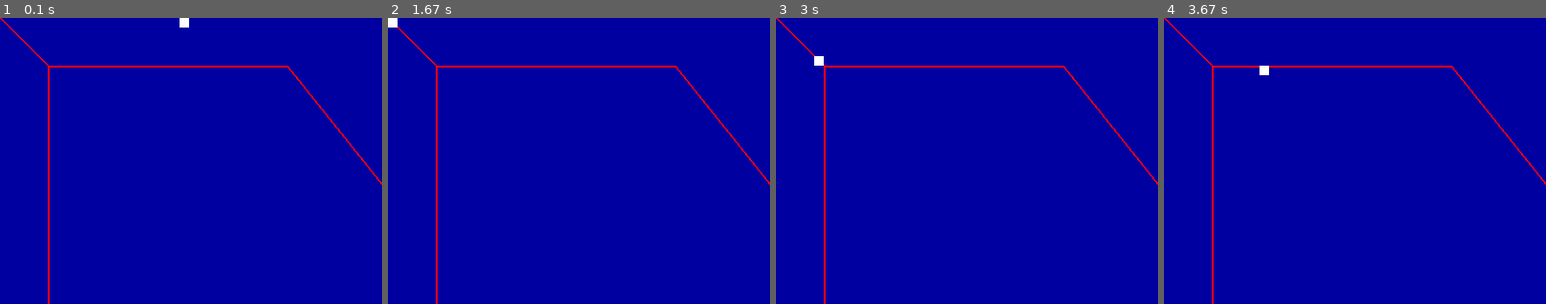
Above: before the commit, frames 1-4 (left to right).
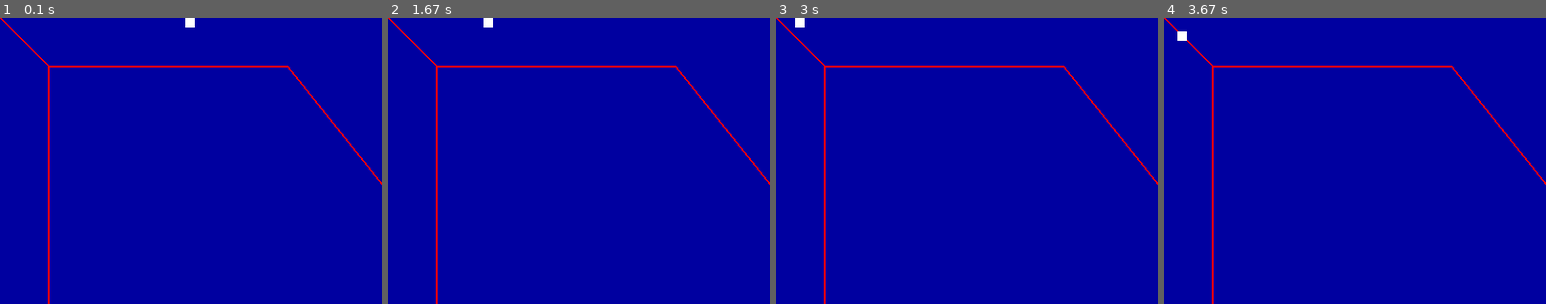
Above: after the commit, the same moments.

Repository: connorsadler/pygamehelperpublic
Game: pygame game, started from samplegame10_pathFollowing.py
Two runs of this game, one before a commit and one after it. Both use one fixed random seed, a clock stepped at 60 frames per second and the inputs below.
Inputs:
- Up to frame 1 (0.1 s): no input
- Up to frame 2 (1.67 s): no input
- Up to frame 3 (3 s): no input
- Up to frame 4 (3.67 s): no input
The pictures show only the part of the screen within x 0-50%, y 0-50%; the shares and areas given below are measured in that part.

The runs differ from the first frame. In frame 1, 0.1% of the frame differs, in the area x 47-51%, y 0-4%; in frame 2, 0.2%, in the area x 0-28%, y 0-4%; in frame 3, 0.2%; in frame 4, 0.2%.

Commit message:
made advanced mode work i.e. calc number of steps

Diff:
--- a/samplegame10_pathFollowing.py
+++ b/samplegame10_pathFollowing.py
@@ -57,11 +57,16 @@
 # PathFollowSprite
 #
 class PathFollowSprite(Sprite):
-    def __init__(self, path):
+    def __init__(self, path, pathFollowModeAlternate = False):
         super().__init__(200, 0, 10, 10)
         self.path = path
-        # advanced mode?
-        self.pathFollowModeAlternate = False
+        # pathFollowModeAlternate
+        # True - "advanced" mode which means we calc the number of steps to get from the current point to the destination point
+        # False - "simple" mode which means we always take 100 steps between points, no matter how far it is
+        self.pathFollowModeAlternate = pathFollowModeAlternate
+
+        # TODO: Add 'speed' variable
+
         # Which point we're heading towards
         self.headingTowardsPointIdx = 0
         self.calcDestinationAndVelocity()
@@ -88,7 +93,11 @@
             print("simple mode - fixed 100 steps")
             numSteps = 100
         print("numSteps: " + str(numSteps))
-        self.velocityVector = scaleVector(self.velocityVector, 1 / numSteps)
+        if numSteps > 0:
+            self.velocityVector = scaleVector(self.velocityVector, 1 / numSteps)
+        else:
+            self.velocityVector = (0, 0)
+        print("velocityVector: " + str(self.velocityVector))
 
     def move(self):
         if self.lastLocation != self.getLocation() or self.velocityVector == None:
@@ -103,9 +112,14 @@
         # Check if we're reached the point
         # TODO: This is slightly confusing, to subtract the points as vectors - we should have an 'isVectorEquals' routine, with a tolerance allowed
         check = subtractVectors(self.destinationPoint, self.getLocation())
+        print("check: " + str(check))
         if isVectorZero(check, 0.01):
-            # We reached a point - now head to the next one
+            # We reached a point -
             print("We reached point: " + str(self.headingTowardsPointIdx))
+            # Ensure we're directly on the point now
+            self.setLocation(self.destinationPoint)
+
+            # Now head to the next path point
             self.headingTowardsPointIdx += 1
             if self.headingTowardsPointIdx >= self.path.getWaypointCount():
                 self.headingTowardsPointIdx = 0
@@ -113,6 +127,16 @@
             # Calc velocity to the new destination
             self.calcDestinationAndVelocity()
             print("-> Now heading to point: " + str(self.headingTowardsPointIdx) + " at " + str(self.destinationPoint))
+        elif self.isNextToDestination(check):
+            # We are right next to destination
+            # On the next move we should hit the destination
+            print("Next to destination - we should reach it on next move - assuring this")
+            self.velocityVector = check
+
+    # If we're less than our velocity away
+    # TODO: Check this with negative numbers
+    def isNextToDestination(self, check):
+        return abs(check[0]) < abs(self.velocityVector[0]) and abs(check[1]) < abs(self.velocityVector[1])
 
     def draw(self):
         super().draw()
@@ -140,7 +164,7 @@
         # PathDrawer will draw the path as lines
         pygamehelper.addSprite(PathDrawer(path))
         # PathFollowSprite will move along the path
-        pygamehelper.addSprite(PathFollowSprite(path))
+        pygamehelper.addSprite(PathFollowSprite(path, True))
 
     #
     # TODO
--- a/samplegame10_pathFollowing_test.py
+++ b/samplegame10_pathFollowing_test.py
@@ -71,7 +71,12 @@
         self.runTest(False, (0,0), (500,500), 100) # intermediateCheck
 
     def testPathFollowing_simple_altStrategy(self):
-        self.runTest(True, (0,0), (100,100), 2)
+        # numSteps: 141.4213562373095
+        # velocityVector: (0.7071067811865476, 0.7071067811865476)
+        # after 141 steps we are at:
+        #   new location: (99.70205614730341, 99.70205614730341)
+        #   check: (0.29794385269659074, 0.29794385269659074)
+        self.runTest(True, (0,0), (100,100), 142)
 
     # TODO: A test to check a short path
     def testPathFollowing_shortPath_altStrategy(self):
@@ -86,8 +91,10 @@
                 self.assertNotEqual(pathFollowSprite.x, 500, "We should not have reached the endpoint yet")
                 self.assertNotEqual(pathFollowSprite.y, 500, "We should not have reached the endpoint yet")
 
-        # TODO: Not sure how many steps to expect it to take
-        self.runTest(True, (0,0), (500,500), 300, intermediateCheck)
+        # Calc is:
+        # numSteps: 707.1067811865476
+        # velocityVector: (0.7071067811865475, 0.7071067811865475)
+        self.runTest(True, (0,0), (500,500), 708, intermediateCheck)
 
 
 if __name__ == '__main__':
